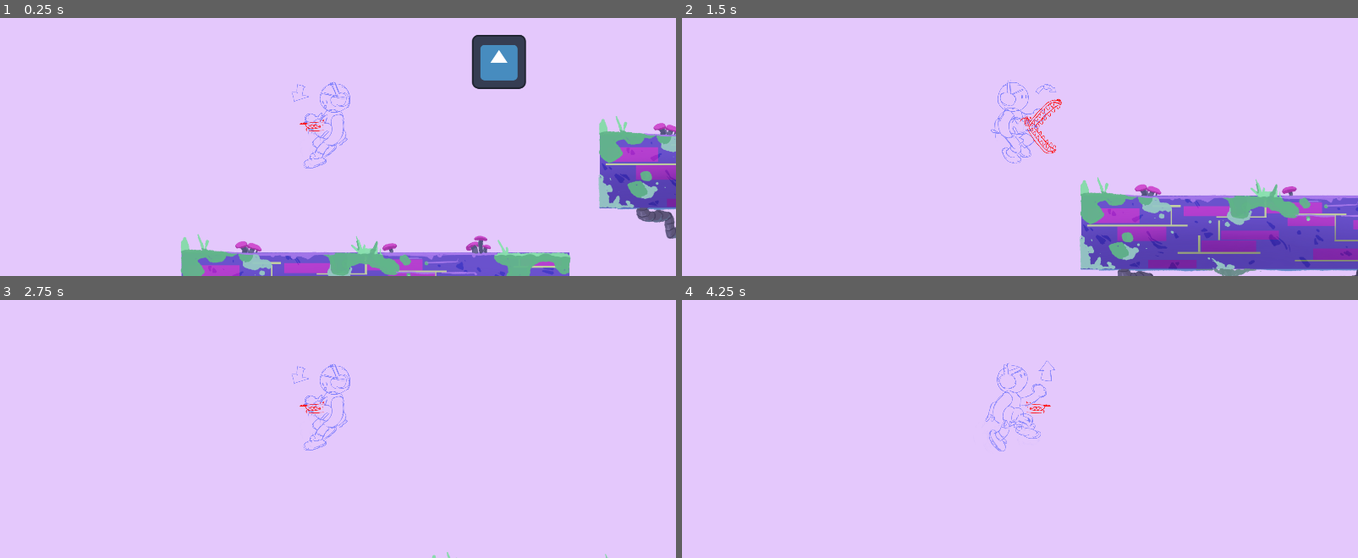
Above: before the commit, frames 1-4 (two rows, left to right).
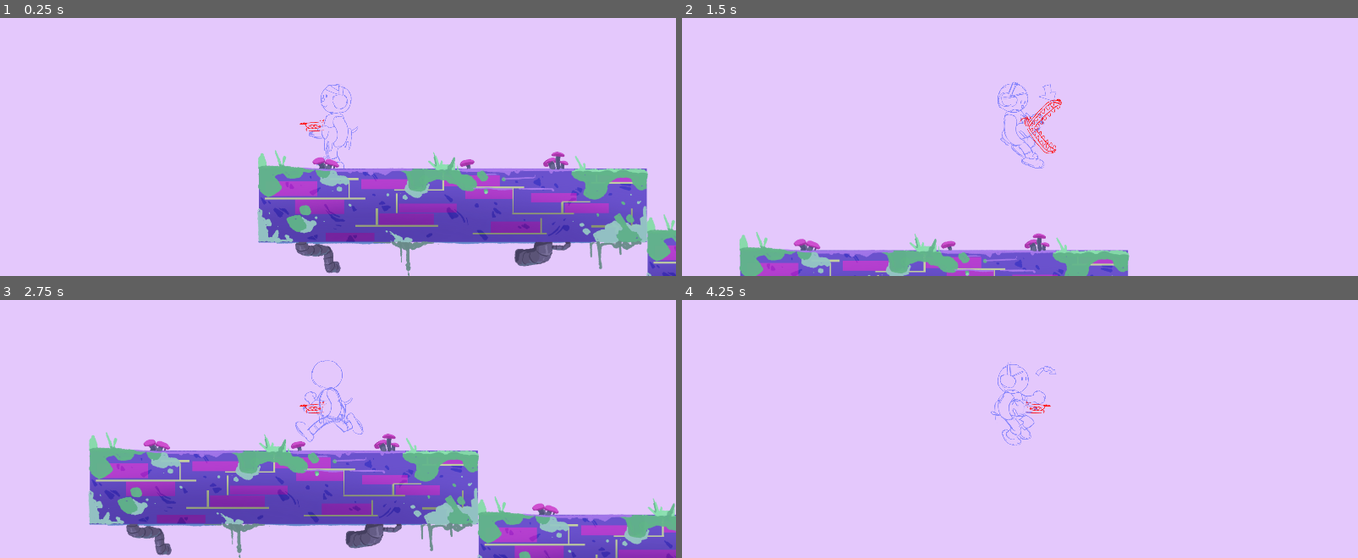
Above: after the commit, the same moments.

Repository: AidanNC/dogrun
Game: Godot game, scene res://scenes/world.tscn
Two runs of this game, one before a commit and one after it. Both use one fixed random seed, a clock stepped at 60 frames per second and the inputs below. The engine's default icon, where the game draws it, is replaced by a stand-in: a white triangle on a blue panel in a dark square.
Inputs:
- Up to frame 1 (0.25 s): no input
- Up to frame 2 (1.5 s): hold D (move_right) from 0.53 s (still down); tap U (attack) at 0.6, 1.35 s; tap W (jump) at 0.77 s
- Up to frame 3 (2.75 s): tap W (jump) at 1.52 s; release D (move_right) at 2.03 s; hold A (move_left) from 2.03 s (still down); tap U (attack) at 2.1 s
- Up to frame 4 (4.25 s): release A (move_left) at 2.78 s; hold D (move_right) from 2.78 s (still down); tap U (attack) at 2.85, 3.6 s; tap W (jump) at 3.02, 3.77 s

The runs differ from the first frame. In frame 1, 29% of the frame differs, in the area x 26-100%, y 6-100%; in frame 2, 19%; in frame 3, 24%; in frame 4, 0.7%.

Commit message:
add: slug movement and collisions with player and bite

Diff:
--- a/godot/scenes/dog_bite.tscn
+++ b/godot/scenes/dog_bite.tscn
@@ -54,8 +54,16 @@
 "speed": 24.0
 }]
 
-[node name="DogBite" type="Node2D"]
+[sub_resource type="CircleShape2D" id="CircleShape2D_etfsf"]
+radius = 41.0
+
+[sub_resource type="CircleShape2D" id="CircleShape2D_wqvwv"]
+radius = 21.0238
+
+[node name="DogBite" type="Area2D"]
+position = Vector2(-14, 0)
 script = ExtResource("1_gvo48")
+metadata/_edit_group_ = true
 
 [node name="AnimatedSprite2D" type="AnimatedSprite2D" parent="."]
 scale = Vector2(0.5, 0.5)
@@ -64,4 +72,14 @@
 frame = 10
 frame_progress = 1.0
 
-[node name="CollisionShape2D" type="CollisionShape2D" parent="."]
+[node name="BigBite" type="CollisionShape2D" parent="."]
+position = Vector2(90, 11)
+shape = SubResource("CircleShape2D_etfsf")
+disabled = true
+
+[node name="SmallBite" type="CollisionShape2D" parent="."]
+position = Vector2(47, 13)
+shape = SubResource("CircleShape2D_wqvwv")
+disabled = true
+
+[connection signal="animation_finished" from="AnimatedSprite2D" to="." method="_on_animated_sprite_2d_animation_finished"]
--- a/godot/scenes/player.tscn
+++ b/godot/scenes/player.tscn
@@ -137,6 +137,7 @@
 [node name="Player" type="CharacterBody2D"]
 script = ExtResource("1_hlxw7")
 jump_force = 900
+metadata/_edit_group_ = true
 
 [node name="CollisionShape2D" type="CollisionShape2D" parent="."]
 position = Vector2(-3, 3.5)
@@ -145,6 +146,7 @@
 [node name="Camera2D" type="Camera2D" parent="."]
 position = Vector2(2, -91)
 zoom = Vector2(1.2, 1.2)
+metadata/_edit_group_ = true
 
 [node name="AnimatedSprite2D" type="AnimatedSprite2D" parent="."]
 position = Vector2(-10, 1)
@@ -154,3 +156,11 @@
 
 [node name="DogBite" parent="." instance=ExtResource("27_l3x5q")]
 position = Vector2(-7, -10)
+
+[node name="Area2D" type="Area2D" parent="."]
+
+[node name="CollisionShape2D" type="CollisionShape2D" parent="Area2D"]
+position = Vector2(-3, 3.5)
+shape = SubResource("RectangleShape2D_uhu0o")
+
+[connection signal="area_entered" from="Area2D" to="." method="_on_area_2d_area_entered"]
--- a/godot/scenes/slime.tscn
+++ /dev/null
@@ -1,12 +0,0 @@
-[gd_scene load_steps=2 format=3 uid="uid://dmbu8uqqe5qyx"]
-
-[ext_resource type="Texture2D" uid="uid://c4ot7nsg5covr" path="res://assets/icon.svg" id="1_rmxrc"]
-
-[node name="Slime" type="RigidBody2D"]
-
-[node name="CollisionShape2D" type="CollisionShape2D" parent="."]
-
-[node name="VisibleOnScreenNotifier2D" type="VisibleOnScreenNotifier2D" parent="."]
-
-[node name="Sprite2D" type="Sprite2D" parent="."]
-texture = ExtResource("1_rmxrc")
--- /dev/null
+++ b/godot/scenes/slug.tscn
@@ -0,0 +1,111 @@
+[gd_scene load_steps=22 format=3 uid="uid://bi35spk100761"]
+
+[ext_resource type="Script" path="res://scripts/slug.gd" id="1_1eos5"]
+[ext_resource type="Texture2D" uid="uid://lobf6f4nqyir" path="res://assets/slug move/0000.png" id="1_jodr7"]
+[ext_resource type="Texture2D" uid="uid://b3gjtnty1ewhx" path="res://assets/slug move/0001.png" id="2_pqi0d"]
+[ext_resource type="Texture2D" uid="uid://cm4rfogigvsy0" path="res://assets/slug move/0002.png" id="3_rcbmb"]
+[ext_resource type="Texture2D" uid="uid://mbdmy5wh5ion" path="res://assets/slug move/0003.png" id="4_5rwfn"]
+[ext_resource type="Texture2D" uid="uid://b8rkadw3ut52s" path="res://assets/slug move/0004.png" id="5_dc7pk"]
+[ext_resource type="Texture2D" uid="uid://b5u2vh4u0mda1" path="res://assets/slug move/0005.png" id="6_i8j5b"]
+[ext_resource type="Texture2D" uid="uid://cqfo87j5gop0c" path="res://assets/slug move/0006.png" id="7_ijq8v"]
+[ext_resource type="Texture2D" uid="uid://d4iio2rb4ver1" path="res://assets/slug move/0007.png" id="8_yfk8p"]
+[ext_resource type="Texture2D" uid="uid://bu6oyl3x08wmv" path="res://assets/slug move/0008.png" id="9_1etus"]
+[ext_resource type="Texture2D" uid="uid://caw7q1uqsd806" path="res://assets/slug move/0009.png" id="10_wput8"]
+[ext_resource type="Texture2D" uid="uid://bigf0cev3p2hv" path="res://assets/slug move/0010.png" id="11_s533x"]
+[ext_resource type="Texture2D" uid="uid://bo01kg5ccw3nl" path="res://assets/slug move/0011.png" id="12_ss8ys"]
+[ext_resource type="Texture2D" uid="uid://pimb7dr8362x" path="res://assets/slug move/0012.png" id="13_nyxfb"]
+[ext_resource type="Texture2D" uid="uid://brv32vcb7rfaa" path="res://assets/slug move/0013.png" id="14_40tyl"]
+[ext_resource type="Texture2D" uid="uid://iodmvb6jl4vr" path="res://assets/slug move/0014.png" id="15_87kko"]
+[ext_resource type="Texture2D" uid="uid://djfrwl60uxffk" path="res://assets/slug move/0015.png" id="16_uj180"]
+[ext_resource type="Texture2D" uid="uid://b2kakwcevjgn3" path="res://assets/slug move/0016.png" id="17_b62t3"]
+
+[sub_resource type="CapsuleShape2D" id="CapsuleShape2D_hc7q5"]
+radius = 39.0
+height = 156.0
+
+[sub_resource type="SpriteFrames" id="SpriteFrames_kqvra"]
+animations = [{
+"frames": [{
+"duration": 1.0,
+"texture": ExtResource("1_jodr7")
+}, {
+"duration": 1.0,
+"texture": ExtResource("2_pqi0d")
+}, {
+"duration": 1.0,
+"texture": ExtResource("3_rcbmb")
+}, {
+"duration": 1.0,
+"texture": ExtResource("4_5rwfn")
+}, {
+"duration": 1.0,
+"texture": ExtResource("5_dc7pk")
+}, {
+"duration": 1.0,
+"texture": ExtResource("6_i8j5b")
+}, {
+"duration": 1.0,
+"texture": ExtResource("7_ijq8v")
+}, {
+"duration": 1.0,
+"texture": ExtResource("8_yfk8p")
+}, {
+"duration": 1.0,
+"texture": ExtResource("9_1etus")
+}, {
+"duration": 1.0,
+"texture": ExtResource("10_wput8")
+}, {
+"duration": 1.0,
+"texture": ExtResource("11_s533x")
+}, {
+"duration": 1.0,
+"texture": ExtResource("12_ss8ys")
+}, {
+"duration": 1.0,
+"texture": ExtResource("13_nyxfb")
+}, {
+"duration": 1.0,
+"texture": ExtResource("14_40tyl")
+}, {
+"duration": 1.0,
+"texture": ExtResource("15_87kko")
+}, {
+"duration": 1.0,
+"texture": ExtResource("16_uj180")
+}, {
+"duration": 1.0,
+"texture": ExtResource("17_b62t3")
+}],
+"loop": true,
+"name": &"move",
+"speed": 24.0
+}]
+
+[sub_resource type="CapsuleShape2D" id="CapsuleShape2D_fvto6"]
+radius = 46.0
+height = 188.0
+
+[node name="Slug" type="CharacterBody2D"]
+script = ExtResource("1_1eos5")
+metadata/_edit_group_ = true
+
+[node name="CollisionShape2D" type="CollisionShape2D" parent="."]
+position = Vector2(25, 63)
+rotation = 1.5708
+shape = SubResource("CapsuleShape2D_hc7q5")
+
+[node name="AnimatedSprite2D" type="AnimatedSprite2D" parent="."]
+scale = Vector2(0.7, 0.7)
+sprite_frames = SubResource("SpriteFrames_kqvra")
+animation = &"move"
+frame_progress = 0.0905192
+
+[node name="Slug_Hitbox" type="Area2D" parent="."]
+
+[node name="CollisionShape2D" type="CollisionShape2D" parent="Slug_Hitbox"]
+position = Vector2(28, 64)
+rotation = 1.5708
+shape = SubResource("CapsuleShape2D_fvto6")
+
+[connection signal="area_entered" from="Slug_Hitbox" to="." method="_on_slug_hitbox_area_entered"]
--- a/godot/scenes/world.tscn
+++ b/godot/scenes/world.tscn
@@ -1,22 +1,43 @@
 [gd_scene load_steps=4 format=3 uid="uid://duq34pcxha51a"]
 
 [ext_resource type="PackedScene" uid="uid://b3p36e1gl3630" path="res://scenes/player.tscn" id="1_4b21f"]
-[ext_resource type="PackedScene" uid="uid://dmbu8uqqe5qyx" path="res://scenes/slime.tscn" id="2_oxcol"]
+[ext_resource type="PackedScene" uid="uid://bi35spk100761" path="res://scenes/slug.tscn" id="2_oxcol"]
 [ext_resource type="PackedScene" uid="uid://3atharainroe" path="res://scenes/platform.tscn" id="3_qoqvr"]
 
 [node name="World" type="Node2D"]
 
 [node name="Player" parent="." instance=ExtResource("1_4b21f")]
-position = Vector2(1007, 611)
-
-[node name="Slime" parent="." instance=ExtResource("2_oxcol")]
-position = Vector2(1390, 474)
+position = Vector2(-1104, 928)
 
 [node name="Platform1" parent="." instance=ExtResource("3_qoqvr")]
-position = Vector2(1112, 1042)
+position = Vector2(1024, 1232)
+
+[node name="Platform8" parent="." instance=ExtResource("3_qoqvr")]
+position = Vector2(104, 1296)
+
+[node name="Platform9" parent="." instance=ExtResource("3_qoqvr")]
+position = Vector2(-816, 1144)
 
 [node name="Platform2" parent="." instance=ExtResource("3_qoqvr")]
-position = Vector2(2102, 762)
+position = Vector2(1944, 1384)
 
 [node name="Platform3" parent="." instance=ExtResource("3_qoqvr")]
-position = Vector2(3272, 874)
+position = Vector2(2864, 1224)
+
+[node name="Platform5" parent="." instance=ExtResource("3_qoqvr")]
+position = Vector2(4704, 1208)
+
+[node name="Platform6" parent="." instance=ExtResource("3_qoqvr")]
+position = Vector2(5616, 1208)
+
+[node name="Platform7" parent="." instance=ExtResource("3_qoqvr")]
+position = Vector2(6536, 1064)
+
+[node name="Platform4" parent="." instance=ExtResource("3_qoqvr")]
+position = Vector2(3784, 1048)
+
+[node name="Slug" parent="." instance=ExtResource("2_oxcol")]
+position = Vector2(1184, 1032)
+
+[node name="Slug2" parent="." instance=ExtResource("2_oxcol")]
+position = Vector2(3824, 840)
--- a/godot/scripts/dog_bite.gd
+++ b/godot/scripts/dog_bite.gd
@@ -6,3 +6,16 @@
 
 	if Input.is_action_just_pressed("attack"):
 		$AnimatedSprite2D.play()
+		changeBite(false)
+
+
+
+func changeBite(status: bool):
+	$BigBite.disabled = status
+	$SmallBite.disabled = status
+
+
+
+
+func _on_animated_sprite_2d_animation_finished() -> void:
+	changeBite(true)
--- a/godot/scripts/player.gd
+++ b/godot/scripts/player.gd
@@ -1,8 +1,10 @@
 extends CharacterBody2D
 
 @export var speed = 500
-@export var gravity = 20
+@export var gravity = 30
 @export var jump_force = 1200
+var max_gravity = 1500
+var health = 5
 
 var facingLeft = true
 
@@ -11,8 +13,9 @@
 
 	if !is_on_floor():
 		velocity.y += gravity
-		if velocity.y == 1000:
-			velocity.y = 1000
+
+		if velocity.y == max_gravity:
+			velocity.y = max_gravity
 	if Input.is_action_just_pressed("jump"):
 		velocity.y = -jump_force
 
@@ -51,5 +54,14 @@
 	#determines which way animation should be facing
 	facingLeft = velocity.x < 0 || velocity.x == 0 && facingLeft
 	$AnimatedSprite2D.flip_h = facingLeft
-	var dogBiteAnimatedSprite = $DogBite.get_node("AnimatedSprite2D")
-	dogBiteAnimatedSprite.flip_h = facingLeft
+	#var dogBiteAnimatedSprite = $DogBite.get_node("AnimatedSprite2D")
+	#dogBiteAnimatedSprite.flip_h = facingLeft
+	$DogBite.scale.x = -1 if facingLeft else 1
+
+
+
+func _on_area_2d_area_entered(area: Area2D) -> void:
+	if area.name == "Slug_Hitbox":
+		health -= 1
+		print(health)
+	pass # Replace with function body.
--- /dev/null
+++ b/godot/scripts/slug.gd
@@ -0,0 +1,39 @@
+extends CharacterBody2D
+
+
+@export var speed = 500
+@export var gravity = 20
+
+var movingLeft = false
+
+
+func _physics_process(delta):
+
+	if !is_on_floor():
+		velocity.y += gravity
+		if velocity.y == 1000:
+			velocity.y = 1000
+	if is_on_wall():
+		movingLeft = !movingLeft
+
+
+	var horizontal_direction =  -1 if movingLeft else 1
+	velocity.x = speed * horizontal_direction
+
+	move_and_slide()
+
+	$AnimatedSprite2D.animation = "move"
+	$AnimatedSprite2D.flip_h = movingLeft
+
+	$AnimatedSprite2D.play()
+
+
+
+
+
+
+
+func _on_slug_hitbox_area_entered(area: Area2D) -> void:
+	if area.name == "DogBite":
+		hide()
+		$CollisionShape2D.set_deferred("disabled",true)
Not shown: 1 places in godot/scenes/dog_bite.tscn that only renumber resources
